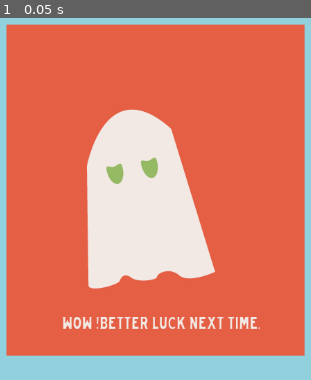
Above: before the commit, frame 1.
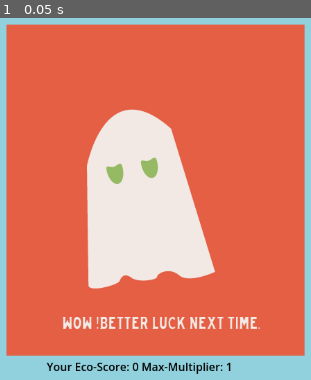
Above: after the commit, the same moment.

Repository: ZweiEuro/CPGJ_25
Game: Godot game, scene res://story_scenes/outro.tscn
The game is run twice, just before and just after one commit, with the same random seed, the same clock (stepped at 60 frames per second) and the same inputs. This scene is started directly instead of the project's main scene.
Inputs:
- Up to frame 1 (0.05 s): no input

The runs differ from the first frame. In frame 1, 0.7% of the frame differs, in the area x 15-75%, y 95-99%.

Commit message:
add ending score completion

Diff:
--- a/Globals.gd
+++ b/Globals.gd
@@ -40,8 +40,15 @@
 
 
 var score = 0;
-func set_end_score(val: int):
+var mult = 1;
+func set_end_score(val: int, new_mult: int):
 	score = val;
+
+	if(new_mult > mult):
+		mult = new_mult
 
 func get_end_score():
 	return score;
+
+func get_end_mult():
+	return mult;
--- a/score.gd
+++ b/score.gd
@@ -22,4 +22,4 @@
 		player.scale = Vector2(0.2, 0.2);
 		$"../".add_child(player)
 
-	Globals.set_end_score(self.score)
+	Globals.set_end_score(self.score, mult)
--- a/story_scenes/ending_pic.gd
+++ b/story_scenes/ending_pic.gd
@@ -8,8 +8,13 @@
 func _ready() -> void:#+
 
 	var score = Globals.get_end_score();
+	var mult = Globals.get_end_mult();
 
 	if( score > 100):
 		self.texture = good;
 	else:
 		self.texture = bad;
+
+	$"../RichTextLabel".text = ""
+	$"../RichTextLabel".push_color(Color(0,0,0))
+	$"../RichTextLabel".add_text("Your Eco-Score: "+ str(int(score))+ " Max-Multiplier: "+ str(mult));
--- a/story_scenes/outro.tscn
+++ b/story_scenes/outro.tscn
@@ -15,3 +15,10 @@
 position = Vector2(530, 312)
 texture = ExtResource("2_86bvc")
 script = ExtResource("3_0aank")
+
+[node name="RichTextLabel" type="RichTextLabel" parent="."]
+offset_left = 373.0
+offset_top = 555.0
+offset_right = 718.0
+offset_bottom = 617.0
+text = "Your Eco-Score: 121345 Max-Multiplier: 6"
